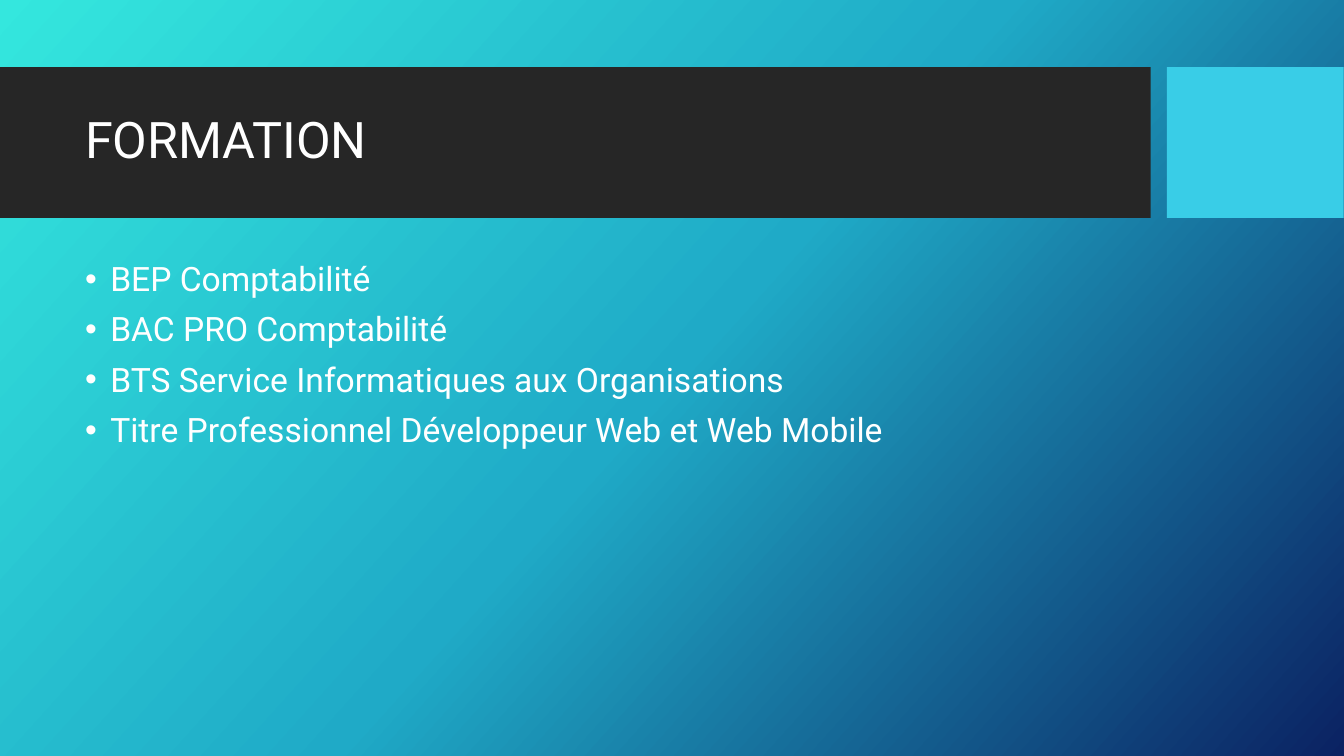
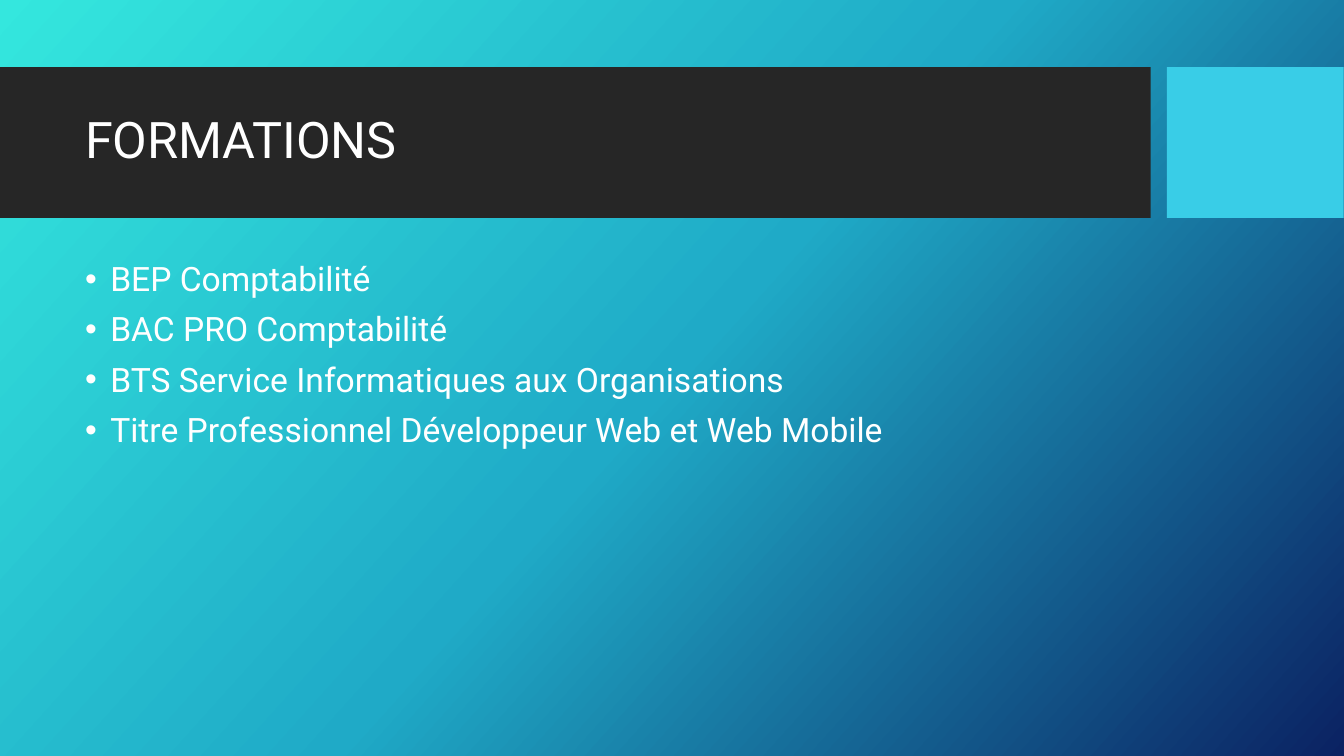
Before and after one commit to Lanagramme/NewsAntilles, a slide deck: slide 2 of DEVELLOPEUR WEB ET WEB MOBILE.pptx. Drawn at 1344x756 pixels with LibreOffice and Linux fonts; fonts in the diff are those of the drawing; background and template pictures are left out. Boxes give left, top, right and bottom in pixels: in the first picture for what was removed or moved away, otherwise in the second. Text is boxed around its words. In the diff, an @@ line names an element or a change of style, - is before the commit and + after.

```diff
--- a/DEVELLOPEUR WEB ET WEB MOBILE.pptx
+++ b/DEVELLOPEUR WEB ET WEB MOBILE.pptx
@@ title at <box>85,121,397,159</box>: text changed @@
-FORMATION
+FORMATIONS
```
Also in this commit, not shown: 5 other slides changed, 16 slides added, 2 slides removed.
